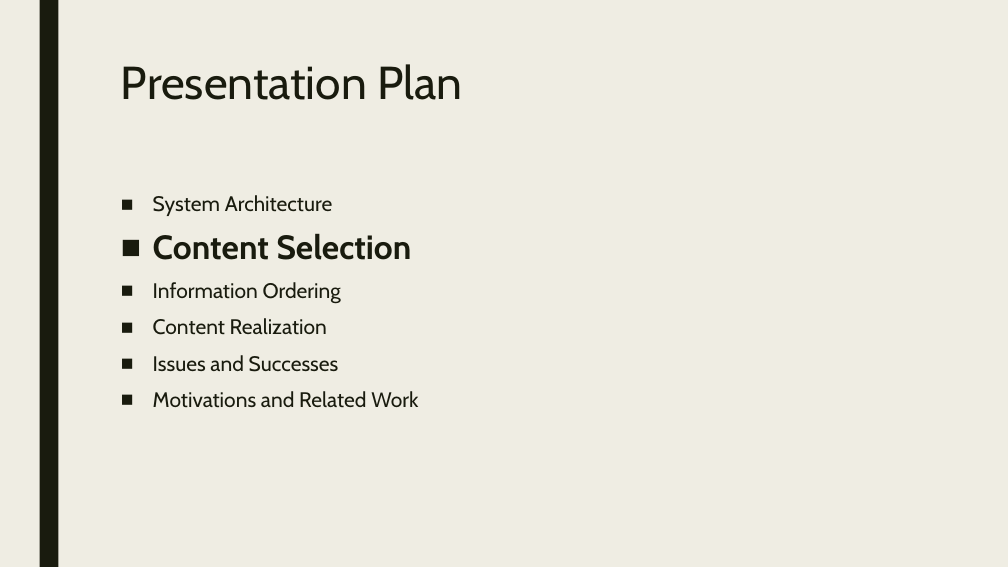
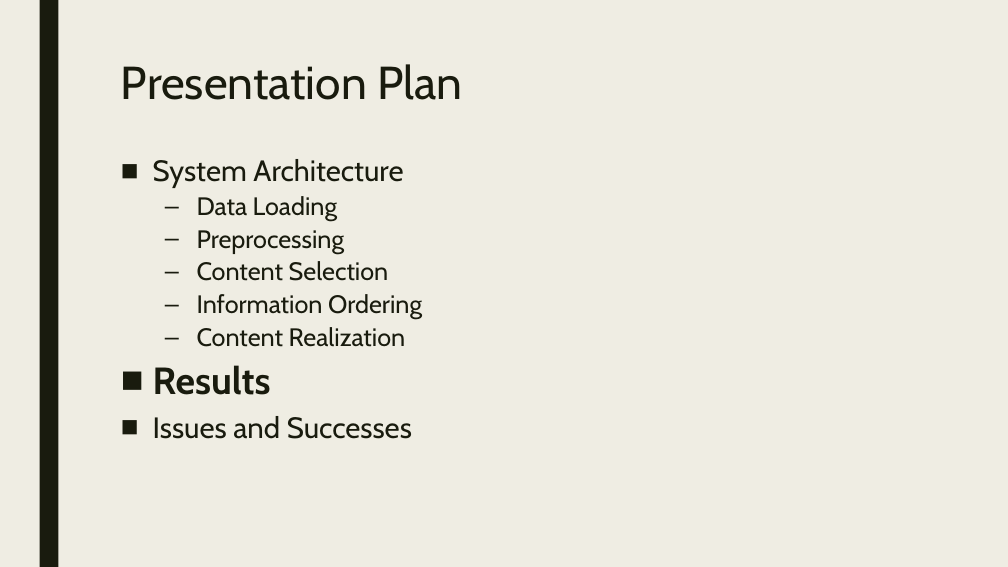
Before and after one commit to Mindful/ling-573, a slide deck: slide 16 of doc/presentation_d2.pptx (slide 5 before the commit). Drawn at 1008x567 pixels with LibreOffice and Linux fonts; fonts in the diff are those of the drawing. Boxes give left, top, right and bottom in pixels: in the first picture for what was removed or moved away, otherwise in the second. Text is boxed around its words. In the diff, an @@ line names an element or a change of style, - is before the commit and + after.

```diff
--- a/doc/presentation_d2.pptx
+++ b/doc/presentation_d2.pptx
@@ text "System Architecture": place and size @@
-text "System Architecture" at <box>153,195,418,408</box>
+text "System Architecture" at <box>153,159,422,439</box>
@@ text at <box>153,159,422,439</box>: size 20 to 28 pt in "System Architecture", "Issues and Successes"; size 32 to 24 pt, bold off in "Content Selection"; size 20 to 24 pt in "Information Ordering", "Content Realization"; line spacing 0.94 to 0.84; bullet ■ to –; list level 1 to 2 in "Content Selection"; list level 1 to 2 in "Information Ordering"; list level 1 to 2 in "Content Realization" @@
@@ text at <box>197,196,344,254</box>: paragraphs added @@
+  – Data Loading
+  – Preprocessing
@@ text at <box>153,365,271,395</box>: paragraph added @@
+■ Results
@@ text at <box>153,391,418,408</box>: paragraph removed @@
-■ Motivations and Related Work
```
Also in this commit, not shown: 7 other slides changed, 13 slides added, 5 slides removed.
